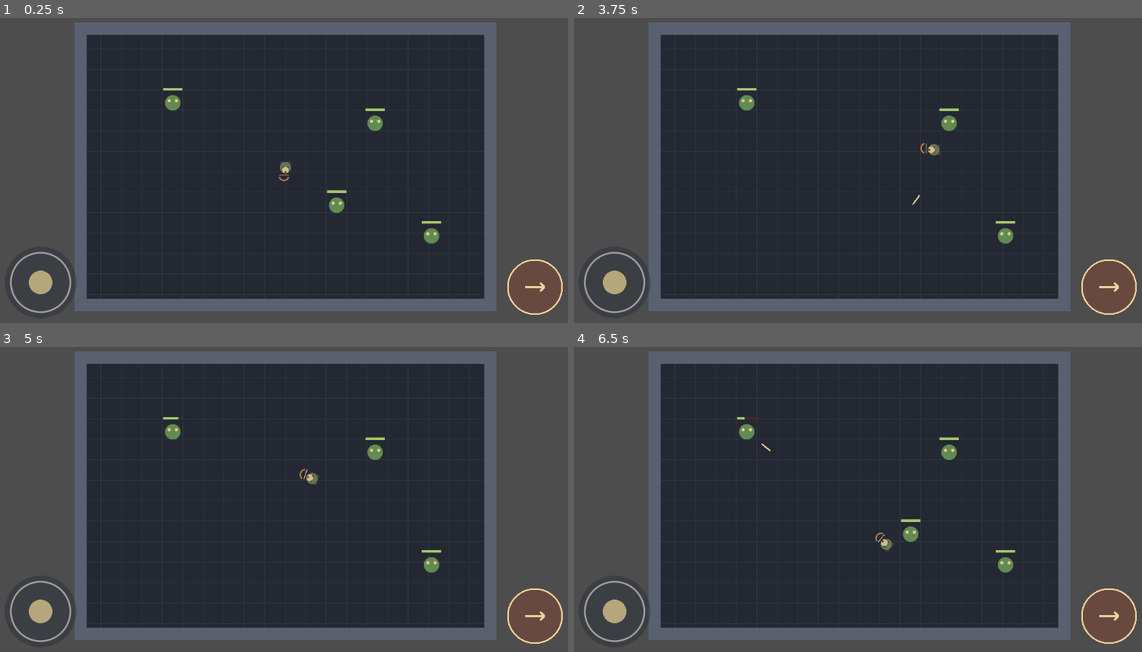
Above: before the commit, frames 1-4 (two rows, left to right).
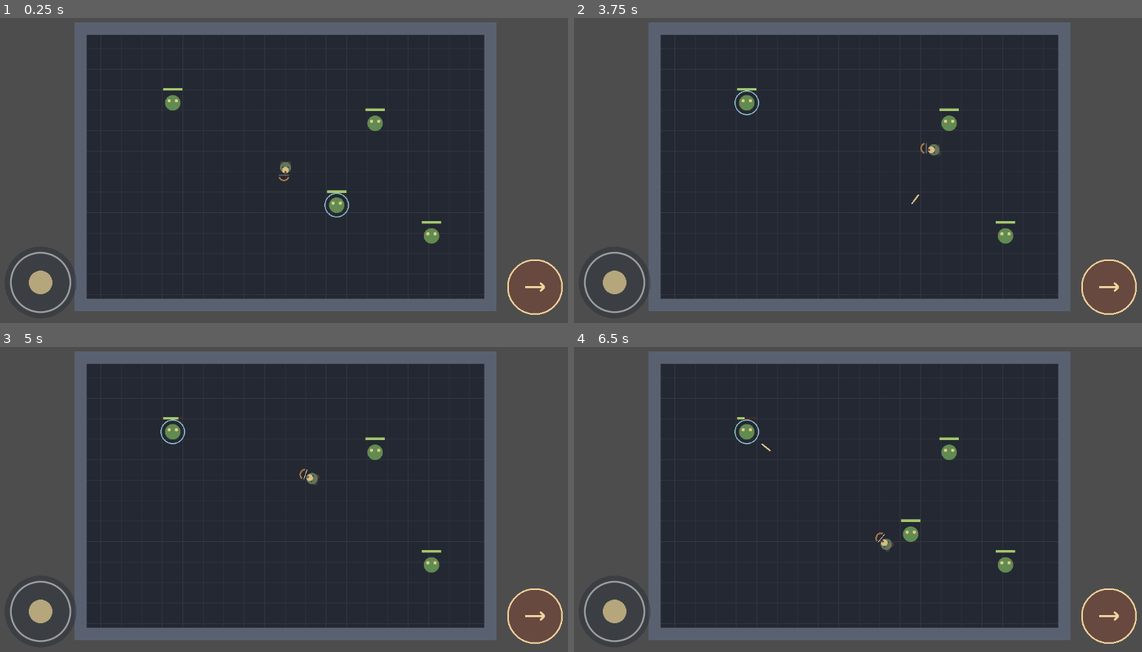
Above: after the commit, the same moments.

Repository: Jonty303/Project-Gauntlands
Game: Godot game, scene res://scenes/main.tscn
The game is run twice, just before and just after one commit, with the same random seed, the same clock (stepped at 60 frames per second) and the same inputs.
Inputs (mouse positions are in pixels of both pictures, inside the frame that each line leads up to):
- Up to frame 1 (0.25 s): no input
- Up to frame 2 (3.75 s): tap Enter at 0.5 s; drag from (613, 283) to (920, 94) at 0.52 s; drag from (1107, 286) to (829, 234) at 1.27 s; move the mouse to (920, 94) at 2.02 s; hold D (move_right) 2.03-2.75 s; hold Space (attack) 2.03-2.75 s; drag from (829, 234) to (681, 115) at 2.77 s; tap Space (attack) at 3.5 s; move the mouse to (1034, 216) at 3.52 s; hold A (move_left) from 3.53 s (still down); hold Space (attack) from 3.53 s (still down)
- Up to frame 3 (5 s): release A (move_left) at 4.25 s; release Space (attack) at 4.25 s; drag from (107, 444) to (198, 414) at 4.27 s
- Up to frame 4 (6.5 s): move the mouse to (886, 496) at 5.02 s; hold S (move_down) 5.03-5.75 s; hold Space (attack) 5.03-5.75 s; click (886, 496) at 5.17 s; drag from (772, 414) to (738, 511) at 5.77 s

The runs differ from the first frame. In frame 1, less than 0.1% of the frame differs, in the area x 57-62%, y 57-66%; in frame 2, less than 0.1%, in the area x 28-61%, y 23-62%; in frame 3, less than 0.1%; in frame 4, less than 0.1%.

Commit message:
Separate soft target from committed attack and prevent automatic retargeting

Diff:
--- a/scripts/player.gd
+++ b/scripts/player.gd
@@ -15,6 +15,8 @@
 var locked_facing: Vector2 = Vector2.DOWN
 var attacking: bool = false
 var target: Node2D = null
+var soft_target: Node2D = null
+var attack_exhausted: bool = false
 var fire_cooldown: float = 0.0
 var gait_phase: float = 0.0
 var visual_facing: Vector2 = Vector2.DOWN
@@ -33,51 +35,60 @@
         direction = touch_direction
     velocity = direction * move_speed
 
-    var attack_pressed := touch_attack or Input.is_action_pressed("attack")
-    if attack_pressed and not attacking:
+    if Input.is_action_just_pressed("target_previous"):
+        _cycle_target(-1)
+    elif Input.is_action_just_pressed("target_next"):
+        _cycle_target(1)
+
+    var attack_pressed: bool = touch_attack or Input.is_action_pressed("attack")
+    if not attack_pressed:
+        attacking = false
+        attack_exhausted = false
+        target = null
+        if direction.length_squared() > 0.001:
+            facing_direction = direction.normalized()
+        _refresh_soft_target()
+    elif not attacking and not attack_exhausted:
         attacking = true
+        target = soft_target if _is_enemy_available(soft_target) else null
         locked_facing = facing_direction
-        target = _find_target(locked_facing)
         fire_cooldown = 0.0
-    elif not attack_pressed and attacking:
-        attacking = false
-        target = null
 
     if attacking:
-        if not _target_still_valid():
-            target = _find_target(locked_facing)
-        if is_instance_valid(target):
+        if target != null and not _is_enemy_available(target):
+            attacking = false
+            attack_exhausted = true
+            target = null
+            _refresh_soft_target()
+        elif target != null:
             facing_direction = global_position.direction_to(target.global_position)
         else:
             facing_direction = locked_facing
-        fire_cooldown -= delta
-        if fire_cooldown <= 0.0:
-            _fire_arrow()
-            fire_cooldown = FIRE_INTERVAL
-    elif direction.length_squared() > 0.001:
-        facing_direction = direction.normalized()
+
+        if attacking:
+            fire_cooldown -= delta
+            if fire_cooldown <= 0.0:
+                _fire_arrow()
+                fire_cooldown = FIRE_INTERVAL
 
     move_and_slide()
     _update_animation(delta)
     queue_redraw()
 
-func _target_still_valid() -> bool:
-    if not is_instance_valid(target):
-        return false
-    if not target.is_in_group("enemies"):
-        return false
-    var displacement: Vector2 = target.global_position - global_position
-    var distance: float = displacement.length()
-    if distance < 1.0 or distance > RETAIN_RANGE:
-        return false
-    return locked_facing.dot(displacement / distance) >= RETAIN_ARC_DOT
+func _is_enemy_available(enemy: Node2D) -> bool:
+    return is_instance_valid(enemy) and enemy.is_in_group("enemies") and global_position.distance_to(enemy.global_position) <= RETAIN_RANGE
+
+func _refresh_soft_target() -> void:
+    if _is_enemy_available(soft_target):
+        return
+    soft_target = _find_target(facing_direction)
 
 func _find_target(aim_direction: Vector2) -> Node2D:
     var best: Node2D = null
-    var best_distance := INF
+    var best_distance: float = INF
     for candidate in get_tree().get_nodes_in_group("enemies"):
         var displacement: Vector2 = candidate.global_position - global_position
-        var distance := displacement.length()
+        var distance: float = displacement.length()
         if distance < 1.0 or distance > MAX_TARGET_RANGE:
             continue
         if aim_direction.dot(displacement / distance) < TARGET_ARC_DOT:
@@ -86,6 +97,22 @@
             best = candidate
             best_distance = distance
     return best
+
+func _cycle_target(step: int) -> void:
+    var candidates: Array[Node2D] = []
+    for enemy in get_tree().get_nodes_in_group("enemies"):
+        if global_position.distance_to(enemy.global_position) <= MAX_TARGET_RANGE:
+            candidates.append(enemy)
+    if candidates.is_empty():
+        soft_target = null
+        return
+    candidates.sort_custom(func(a: Node2D, b: Node2D) -> bool:
+        return global_position.direction_to(a.global_position).angle() < global_position.direction_to(b.global_position).angle())
+    var index: int = candidates.find(soft_target)
+    if index < 0:
+        soft_target = candidates[0]
+    else:
+        soft_target = candidates[posmod(index + step, candidates.size())]
 
 func _fire_arrow() -> void:
     var arrow := Node2D.new()
@@ -140,6 +167,7 @@
     if attacking:
         draw_line(string_pull, bow_center + forward * 10.0, Color("#e6c786"), 2.0)
 
-    if attacking and is_instance_valid(target):
-        var local_target := to_local(target.global_position)
-        draw_arc(local_target, 23.0, 0.0, TAU, 32, Color("#efcc75"), 2.0)
+    var marked: Node2D = target if attacking and is_instance_valid(target) else soft_target
+    if is_instance_valid(marked):
+        var local_target: Vector2 = to_local(marked.global_position)
+        draw_arc(local_target, 23.0, 0.0, TAU, 32, Color("#efcc75") if attacking else Color("#91c7d6"), 2.0)
